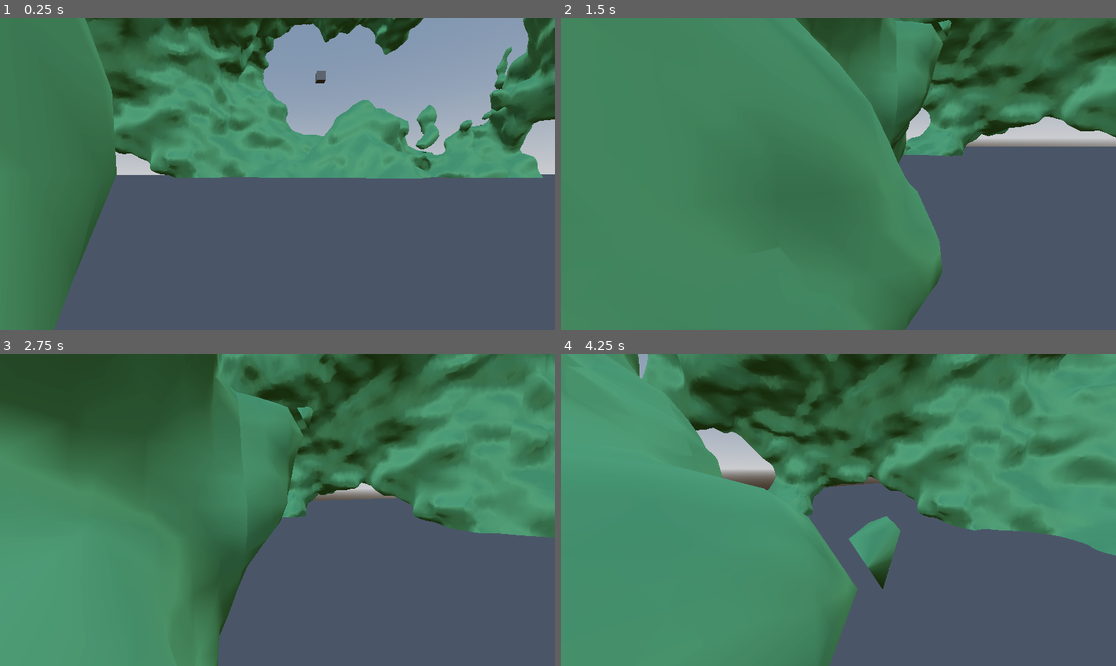
Above: before the commit, frames 1-4 (two rows, left to right).
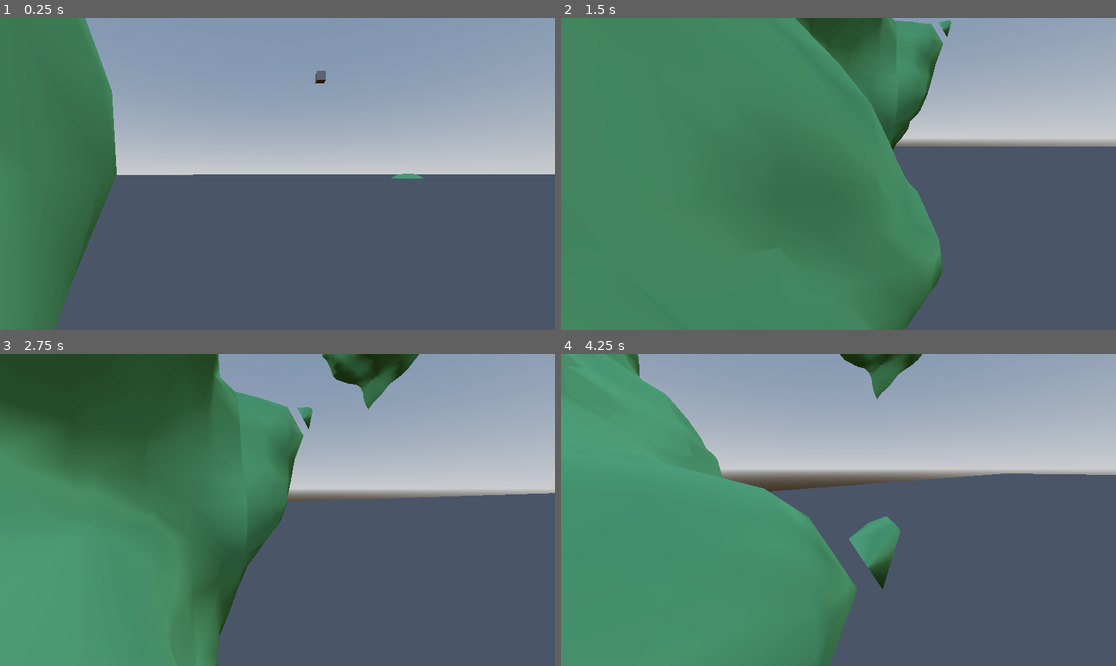
Above: after the commit, the same moments.

Repository: DyslexicWolf/GraduationWork_IGP
Game: Godot game, scene res://Scenes/MarchingCubes_CPU.tscn
The game is run twice, just before and just after one commit, with the same random seed, the same clock (stepped at 60 frames per second) and the same inputs.
Inputs (mouse positions are in pixels of both pictures, inside the frame that each line leads up to):
- Up to frame 1 (0.25 s): no input
- Up to frame 2 (1.5 s): tap Enter at 0.5 s; move the mouse to (960, 158) at 0.52 s; hold D (move_right) 0.53-1.28 s; hold Space (move_fly) 0.53-1.28 s; click (960, 158) at 0.67 s; move the mouse to (810, 174) at 1.27 s; hold W (move_up) from 1.28 s (still down); tap Space (move_fly) at 1.35 s
- Up to frame 3 (2.75 s): keep holding W (move_up); move the mouse to (288, 503) at 2.02 s; hold Space (move_fly) from 2.03 s (still down)
- Up to frame 4 (4.25 s): keep holding W (move_up); move the mouse to (832, 516) at 2.77 s; release Space (move_fly) at 2.78 s; tap Space (move_fly) at 2.85 s; move the mouse to (877, 513) at 3.52 s; hold Space (move_fly) from 3.53 s (still down)

The runs differ from the first frame. In frame 1, 27% of the frame differs, in the area x 15-100%, y 0-52%; in frame 2, 13%; in frame 3, 25%; in frame 4, 36%, in the area x 14-100%, y 0-65%.

Commit message:
Fixed the seams problem that occured because of the chunk loading

Diff:
--- a/graduation-work-igp/Scenes/MarchingCubes_CPU.tscn
+++ b/graduation-work-igp/Scenes/MarchingCubes_CPU.tscn
@@ -34,9 +34,9 @@
 [node name="GeneratedTerrain" type="MeshInstance3D" parent="."]
 script = ExtResource("1_n7p7l")
 terrain_material = ExtResource("2_hhg1a")
+resolution = 20
 noise = SubResource("FastNoiseLite_torgq")
-chunk_size = 50
-render_distance = 1
+chunk_size = 20
 
 [node name="Ground" type="MeshInstance3D" parent="."]
 transform = Transform3D(374.01376, 0, 0, 0, 0.9999994, 0, 0, 0, 299.93817, 347.9402, 0, 198.18314)
--- a/graduation-work-igp/Scripts/TerrainGeneration.gd
+++ b/graduation-work-igp/Scripts/TerrainGeneration.gd
@@ -2,13 +2,13 @@
 class_name TerrainGeneration
 
 @export	var terrain_material: Material
-@export var resolution: int = 50
+@export var resolution: int = 16
 @export var iso_level: float = 0.0
 @export var noise: FastNoiseLite
 @export var flat_shaded: bool = false
 @export var terrain_terrace: int = 1
-@export var chunk_size: int = 8
-@export var render_distance: int = 0
+@export var chunk_size: int = 16
+@export var render_distance: int = 1
 
 var loaded_chunks: Dictionary = {}
 var player: CharacterBody3D
@@ -21,7 +21,6 @@
 	var player_chunk_x = int(player.position.x / chunk_size)
 	var player_chunk_y = int(player.position.y / chunk_size)
 	var player_chunk_z = int(player.position.z / chunk_size)
-	#print("chunk x="+str(player_chunk_x), "chunk y="+str(player_chunk_y), "chunk z="+str(player_chunk_z))
 
 	# Load and unload chunks based on player position
 	for x in range(player_chunk_x - render_distance, player_chunk_x + render_distance + 1):
@@ -29,13 +28,8 @@
 			for z in range(player_chunk_z - render_distance, player_chunk_z + render_distance + 1):
 				var chunk_key = str(x) + "," + str(y) + "," + str(z)
 				if not loaded_chunks.has(chunk_key):
-					print("x: "+str(x)+" y: "+str(y)+" z: "+str(z))
+					print("Loading chunk x :"+str(x)+" y :"+str(y)+" z :"+str(z))
 					load_chunk(x, y, z)
-				else:
-					# Update chunk position if it's already loaded
-					loaded_chunks[chunk_key].position.x = x * chunk_size
-					loaded_chunks[chunk_key].position.y = y * chunk_size
-					loaded_chunks[chunk_key].position.z = z * chunk_size
 
 	# Unload chunks that are out of render distance
 	for key in loaded_chunks.keys().duplicate():
@@ -60,23 +54,30 @@
 		var chunk_instance = loaded_chunks[chunk_key]
 		chunk_instance.queue_free()
 		loaded_chunks.erase(chunk_key)
-		print('UNLOAD CHUNK')
+		print('Unloaded chunk: ' + chunk_key)
 
-func generate_chunk_mesh(x, y, z):
-	var generated_mesh = generate(Vector3(x, y, z) * chunk_size)
+func generate_chunk_mesh(chunk_x: int, chunk_y: int, chunk_z: int):
+	var generated_mesh = generate(Vector3(chunk_x, chunk_y, chunk_z))
 	return generated_mesh
 
-func generate(chunk_pos: Vector3):
+func generate(chunk_coords: Vector3):
 	var voxel_grid = VoxelGrid.new(resolution + 1, iso_level)
+
+	var world_offset: Vector3 = chunk_coords * chunk_size
 
 	#generate scalar values for each voxel
 	for x in range(resolution + 1):
 		for y in range(resolution + 1):
 			for z in range(resolution + 1):
-				var value = noise.get_noise_3d(x + chunk_pos.x, y + chunk_pos.y, z + chunk_pos.z)
+				var world_x = world_offset.x + x
+				var world_y = world_offset.y + y
+				var world_z = world_offset.z + z
+
+				var value = noise.get_noise_3d(world_x, world_y, world_z)
+				voxel_grid.write(x, y, z, value)
+
 				#code to check out
 				##var value = noise.get_noise_3d(x + chunk_pos.x, y + chunk_pos.y, z + chunk_pos.z)+(y+y%TERRAIN_TERRACE)/float(voxel_grid.resolution)-0.5
-				voxel_grid.write(x, y, z, value)
 
 	#march the cubes
 	var vertices = PackedVector3Array()
